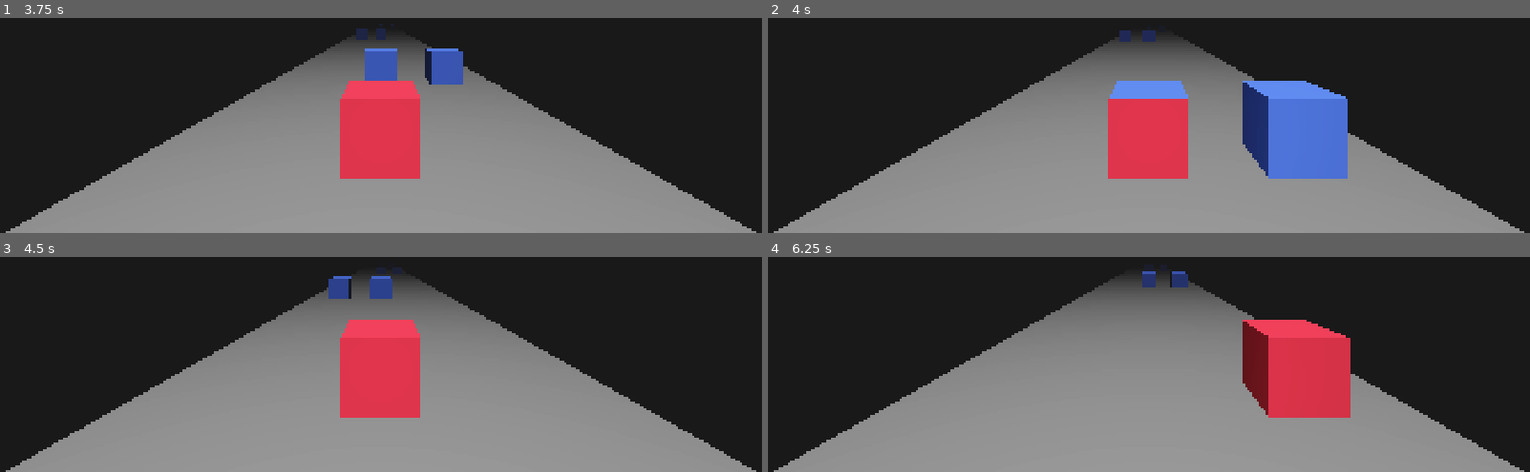
Above: before the commit, frames 1-4 (two rows, left to right).
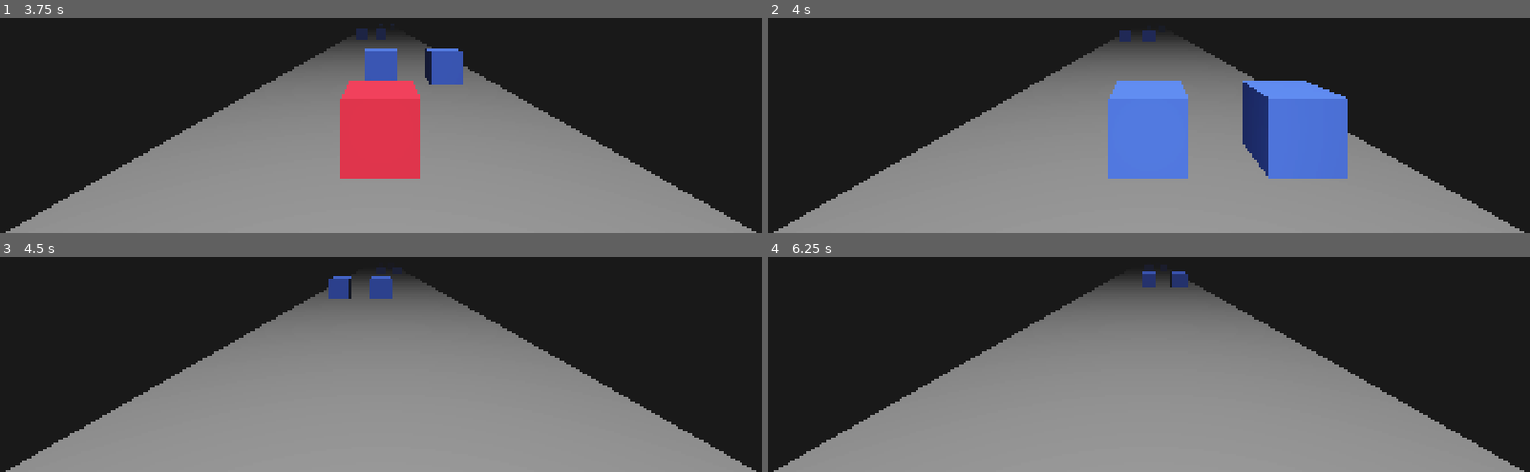
Above: after the commit, the same moments.

Repository: arpvastava/endless-runner-godot
Game: Godot game, scene res://main/main.tscn
Two runs of this game, one before a commit and one after it. Both use one fixed random seed, a clock stepped at 60 frames per second and the inputs below.
Inputs:
- Up to frame 1 (3.75 s): tap Enter at 0.5, 2 s; hold D (right) 0.53-1.28 s; tap Space at 1.25, 2.75 s; hold A (left) 1.28-2.03 s; hold D (right) 2.03-3.53 s; hold A (left) from 3.53 s (still down)
- Up to frame 2 (4 s): keep holding A (left)
- Up to frame 3 (4.5 s): keep holding A (left)
- Up to frame 4 (6.25 s): release A (left) at 5.78 s; hold D (right) from 5.78 s (still down)

Frame 1 is identical in both runs. In frame 2, 3.9% of the frame differs, in the area x 44-56%, y 37-75%; in frame 3, 4.7%; in frame 4, 5.9%, in the area x 62-77%, y 29-75%.

Commit message:
End game if player collides with obstacle

Diff:
--- a/main/obstacle/obstacle.gd
+++ b/main/obstacle/obstacle.gd
@@ -11,7 +11,10 @@
 func _process(delta: float) -> void:
 	position.z -= speed * delta
 
+	if global_position.z > Global.camera.global_position.z:
+		queue_free()
+
 
 func _on_body_entered(body: Node3D) -> void:
 	if body is Player:
-		print("Game Over")
+		Global.game_state = Global.GameState.ENDED
--- a/main/player/player.gd
+++ b/main/player/player.gd
@@ -5,6 +5,15 @@
 const offset: float = 2
 var targetX: float = 0
 var dir: int = 0
+
+
+func _enter_tree() -> void:
+	Global.player = self
+
+
+func _ready() -> void:
+	Global.game_state_changed.connect(_on_game_state_changed)
+
 
 func _process(_delta: float) -> void:
 	if Input.is_action_just_pressed("left"):
@@ -28,3 +37,11 @@
 
 	velocity.x = dir * speed
 	move_and_slide()
+
+
+func _on_game_state_changed(new_state: Global.GameState) -> void:
+	if new_state == Global.GameState.ENDED:
+		set_process(false)
+		collision_layer = 0
+		collision_mask = 0
+		visible = false
--- /dev/null
+++ b/main/singletons/global.gd
@@ -0,0 +1,21 @@
+extends Node
+
+enum GameState {
+	PLAYING,
+	ENDED
+}
+
+var player: Player
+var camera: Camera3D
+
+signal game_state_changed
+var game_state: GameState = GameState.PLAYING:
+	get:
+		return game_state
+	set(value):
+		game_state = value
+		game_state_changed.emit(game_state)
+
+
+func _ready() -> void:
+	camera = get_viewport().get_camera_3d()
--- /dev/null
+++ b/main/singletons/global.tscn
@@ -0,0 +1,6 @@
+[gd_scene format=3 uid="uid://b2evub8biussl"]
+
+[ext_resource type="Script" uid="uid://cvnfqp5at5brt" path="res://main/singletons/global.gd" id="1_ji446"]
+
+[node name="Global" type="Node" unique_id=2127470401]
+script = ExtResource("1_ji446")
--- a/project.godot
+++ b/project.godot
@@ -14,6 +14,10 @@
 run/main_scene="uid://d2pbq8lj06grm"
 config/features=PackedStringArray("4.6", "Mobile")
 config/icon="res://icon.svg"
+
+[autoload]
+
+Global="*uid://b2evub8biussl"
 
 [display]
 
Not shown, added: main/singletons/global.gd.uid
